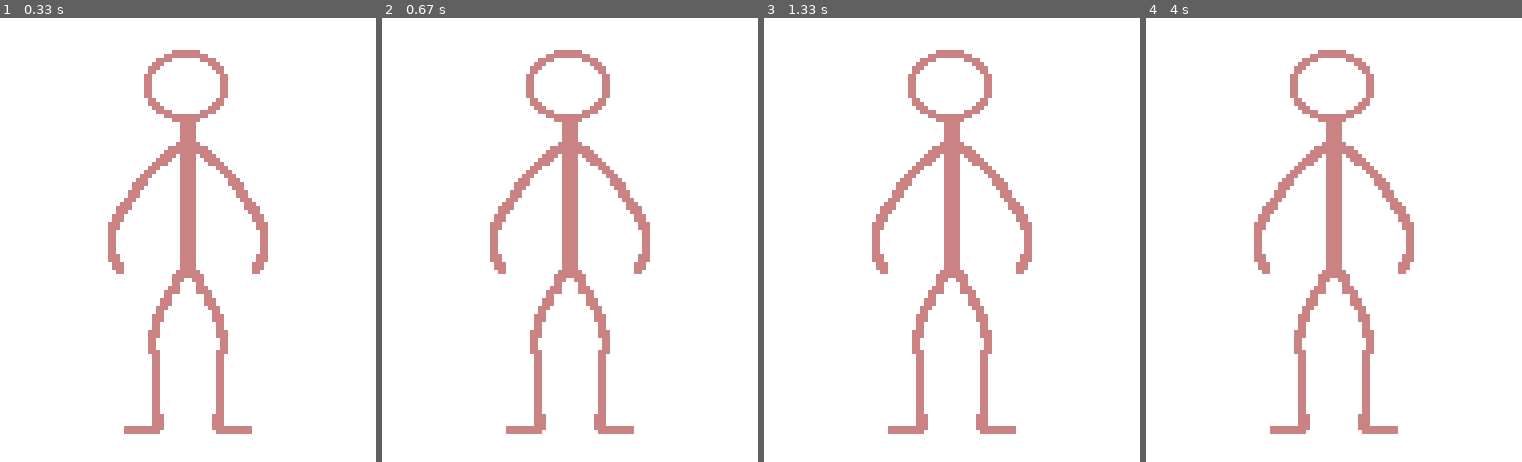
Above: before the commit, frames 1-4 (left to right).
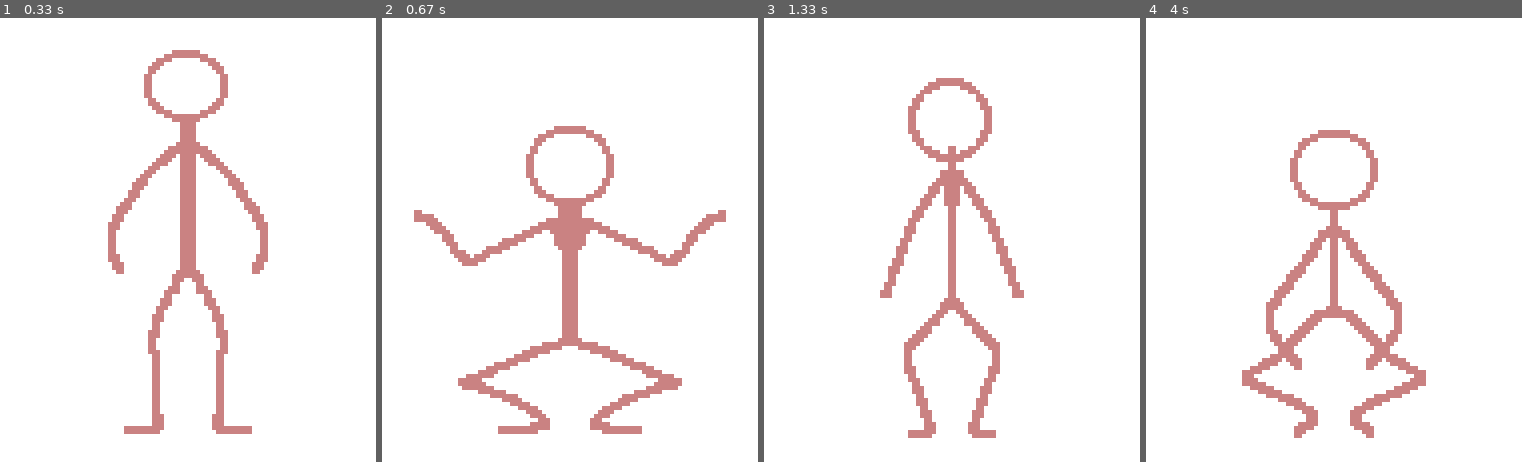
Above: after the commit, the same moments.

Repository: EgorAgafonov/Pygame_Practice
Game: pygame game, started from main.py
Same seed, same stepped clock (60 frames per second), same inputs: the game is played once before the commit and once after it.
Inputs:
- Up to frame 1 (0.33 s): no input
- Up to frame 2 (0.67 s): tap Enter at 0.33 s
- Up to frame 3 (1.33 s): no input
- Up to frame 4 (4 s): tap Space at 3.17 s

Frame 1 is identical in both runs. In frame 2, 11% of the frame differs, in the area x 8-92%, y 7-94%; in frame 3, 8.8%; in frame 4, 10%.

Commit message:
First creating commit

Diff:
--- a/main.py
+++ b/main.py
@@ -1,43 +1,6 @@
 import sys
-
 import pygame
-
-
-class Player(pygame.sprite.Sprite):
-
-    def __init__(self, pos_x, pos_y):
-        super().__init__()
-        self.sprites = []
-        self.is_animating = False
-        self.sprites.append(pygame.image.load('images/1.png'))
-        self.sprites.append(pygame.image.load('images/2.png'))
-        self.sprites.append(pygame.image.load('images/3.png'))
-        self.sprites.append(pygame.image.load('images/4.png'))
-        self.sprites.append(pygame.image.load('images/5.png'))
-        self.sprites.append(pygame.image.load('images/6.png'))
-        self.sprites.append(pygame.image.load('images/7.png'))
-        self.sprites.append(pygame.image.load('images/8.png'))
-        self.sprites.append(pygame.image.load('images/9.png'))
-        self.sprites.append(pygame.image.load('images/10.png'))
-        self.sprites.append(pygame.image.load('images/11.png'))
-        self.sprites.append(pygame.image.load('images/12.png'))
-        self.sprites.append(pygame.image.load('images/13.png'))
-        self.current_sprite = 0
-        self.image = self.sprites[self.current_sprite]
-        self.rect = self.image.get_rect()
-        self.rect.center = [pos_x, pos_y]
-
-    def animate(self):
-
-        self.is_animating = True
-
-    def update(self, speed: int):
-        if self.is_animating:
-            self.current_sprite += speed
-            if self.current_sprite >= len(self.sprites):
-                self.current_sprite = 0
-                self.is_animating = False
-            self.image = self.sprites[int(self.current_sprite)]
+from player import Player
 
 
 # General setup
@@ -67,7 +30,7 @@
 
         screen.fill((255, 255, 255))
         moving_sprites.draw(screen)
-        moving_sprites.update(2.2)
+        moving_sprites.update(0.2)
         pygame.display.flip()
         clock.tick(60)
 
--- /dev/null
+++ b/player.py
@@ -0,0 +1,39 @@
+import sys
+import pygame
+
+
+class Player(pygame.sprite.Sprite):
+
+    def __init__(self, pos_x, pos_y):
+        super().__init__()
+        self.sprites = []
+        self.is_animating = False
+        self.sprites.append(pygame.image.load('images/1.png'))
+        self.sprites.append(pygame.image.load('images/2.png'))
+        self.sprites.append(pygame.image.load('images/3.png'))
+        self.sprites.append(pygame.image.load('images/4.png'))
+        self.sprites.append(pygame.image.load('images/5.png'))
+        self.sprites.append(pygame.image.load('images/6.png'))
+        self.sprites.append(pygame.image.load('images/7.png'))
+        self.sprites.append(pygame.image.load('images/8.png'))
+        self.sprites.append(pygame.image.load('images/9.png'))
+        self.sprites.append(pygame.image.load('images/10.png'))
+        self.sprites.append(pygame.image.load('images/11.png'))
+        self.sprites.append(pygame.image.load('images/12.png'))
+        self.sprites.append(pygame.image.load('images/13.png'))
+        self.current_sprite = 0
+        self.image = self.sprites[self.current_sprite]
+        self.rect = self.image.get_rect()
+        self.rect.center = [pos_x, pos_y]
+
+    def animate(self):
+
+        self.is_animating = True
+
+    def update(self, speed: int):
+        if self.is_animating:
+            self.current_sprite += speed
+            if self.current_sprite >= len(self.sprites):
+                self.current_sprite = 0
+                self.is_animating = False
+            self.image = self.sprites[int(self.current_sprite)]
